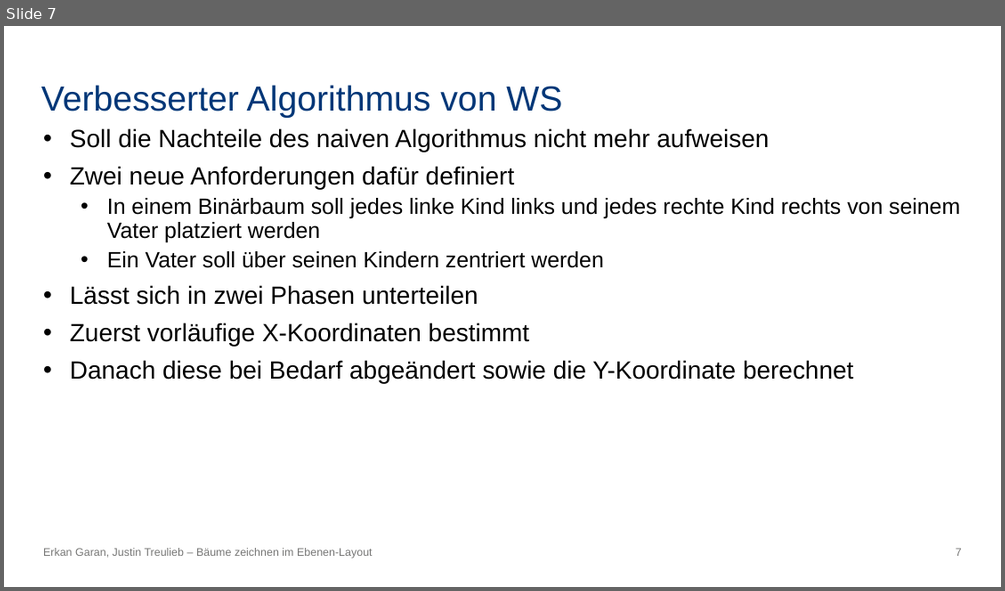
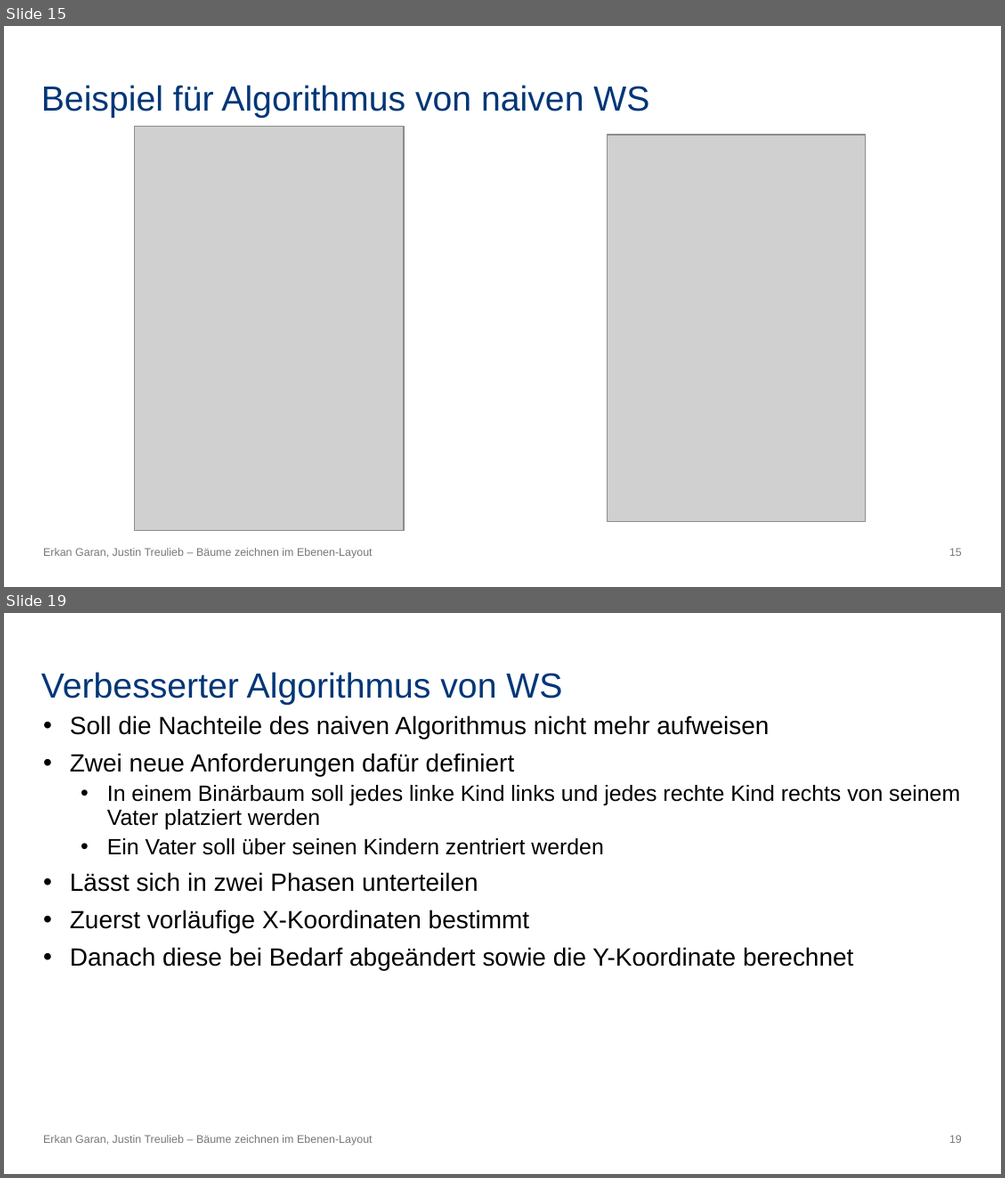
Before and after one commit to erkangrn/Praxsiprojekt, a slide deck: Powerpoint/Bäume zeichnen im Ebenen-Layout.pptx. Shown one above the other, each under a label of ours: slide 7 before the commit, slides 15 and 19 after it; the slides between them are not shown. The pictures are 1005x591 and 1005x1178 pixels, drawn with LibreOffice and Linux fonts; fonts in the diff are those of the drawing; grey boxes stand for pictures. Boxes give left, top, right and bottom in pixels: in the first picture for what was removed or moved away, otherwise in the second. Text is boxed around its words. In the diff, an @@ line names an element or a change of style, - is before the commit and + after.

```diff
--- a/Powerpoint/Bäume zeichnen im Ebenen-Layout.pptx
+++ b/Powerpoint/Bäume zeichnen im Ebenen-Layout.pptx
@@ slide 15 added at box(4, 26, 1001, 587), background #FFFFFF; not listed: 1 template element that a slide beside it also shows @@
@@ title added at box(41, 85, 649, 118), 25.2 pt, text #003677 @@
+Beispiel für Algorithmus von naiven WS
@@ picture added at box(135, 126, 404, 531) @@
@@ picture added at box(607, 135, 866, 522) @@
@@ text added at box(43, 548, 372, 558), 8 pt, text #777776 @@
+Erkan Garan, Justin Treulieb – Bäume zeichnen im Ebenen-Layout
@@ what was slide 7 is now slide 19 @@
@@ page number at box(949, 1135, 962, 1143): text changed @@
-7
+19
```
Also in this commit, not shown: 19 other slides added.
